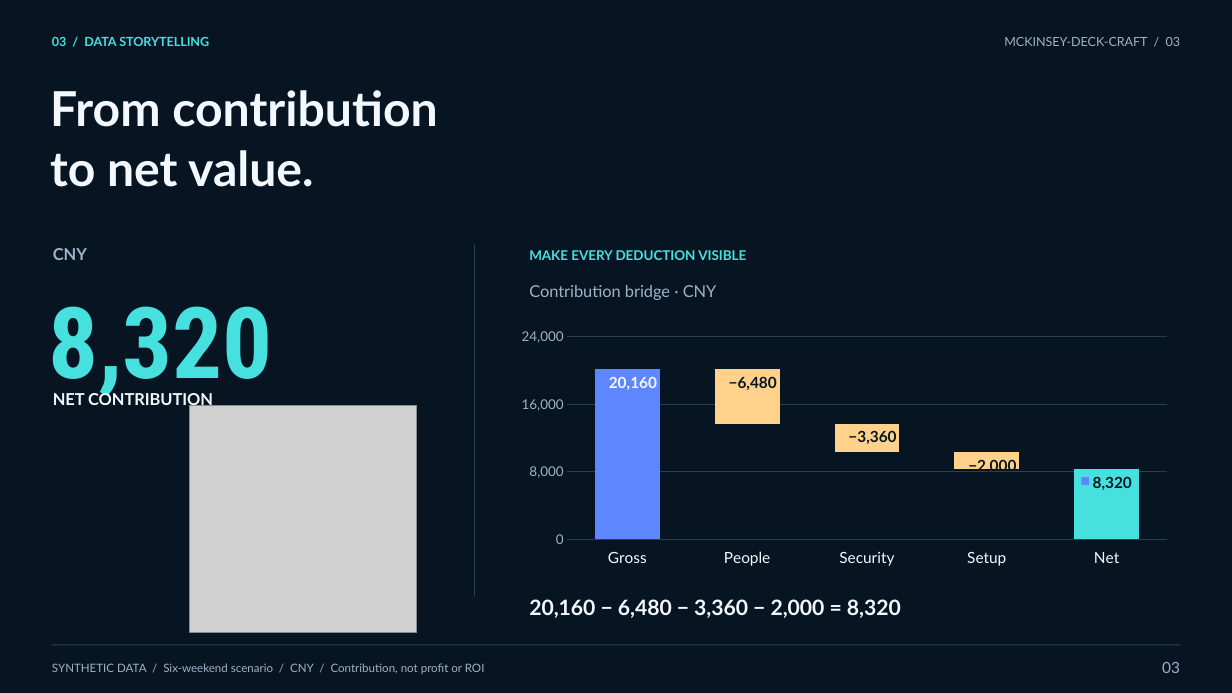
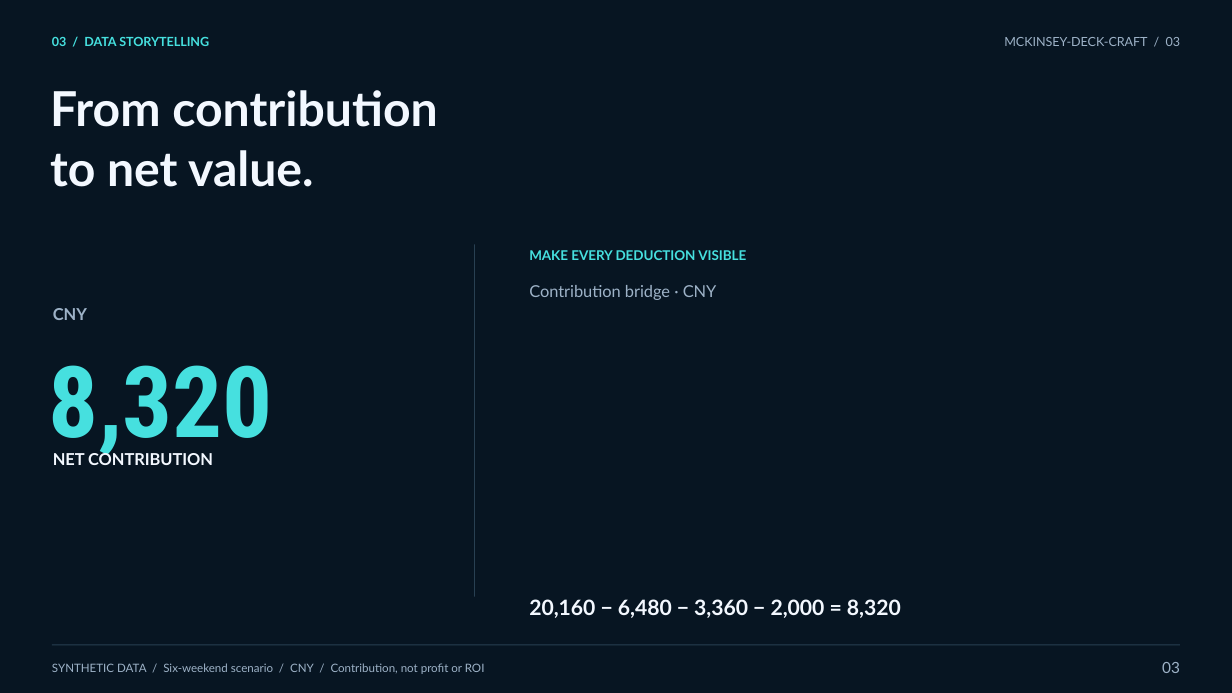
Before and after one commit to kylez0101/mckinsey-deck-craft, a slide deck: slide 3 of examples/english-showcase/report.pptx. Drawn at 1232x693 pixels with LibreOffice and Linux fonts; fonts in the diff are those of the drawing; grey boxes stand for pictures. Boxes give left, top, right and bottom in pixels: in the first picture for what was removed or moved away, otherwise in the second. Text is boxed around its words. In the diff, an @@ line names an element or a change of style, - is before the commit and + after.

```diff
--- a/examples/english-showcase/report.pptx
+++ b/examples/english-showcase/report.pptx
@@ column stacked chart removed at (x1=508, y1=323, x2=1180, y2=572) @@
-categories: Gross, People, Security, Setup, Net
-Series 1: 0, 13700, 10300, 8300, 0
-Series 2: 20200, 0, 0, 0, 8300
-Series 3: 0, 6500, 3400, 2000, 0
@@ 3 texts moved together from (x1=48, y1=248, x2=272, y2=410) to (x1=48, y1=308, x2=272, y2=465) @@
@@ picture removed at (x1=189, y1=406, x2=417, y2=633) @@
```
Also in this commit, not shown: 2 other slides changed, 15 other files.
